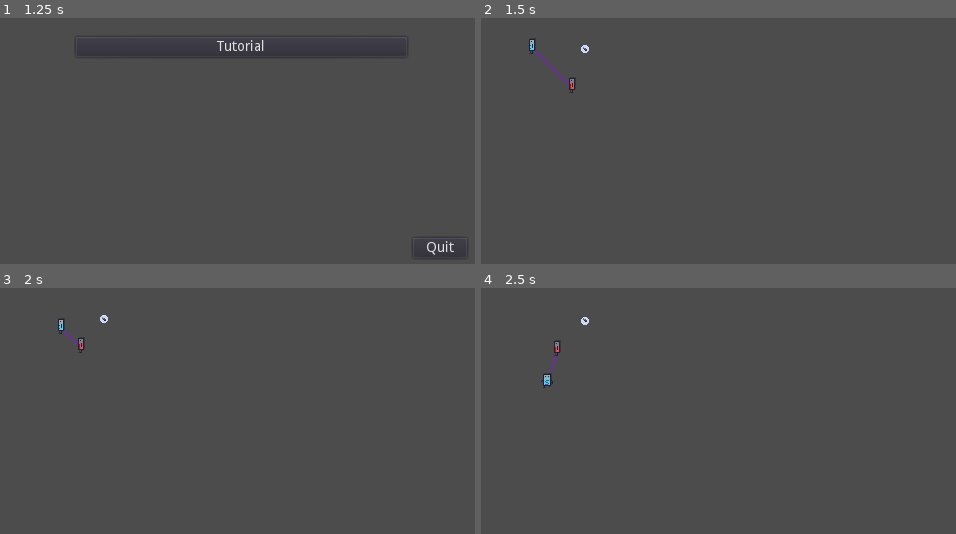
Above: before the commit, frames 1-4 (two rows, left to right).
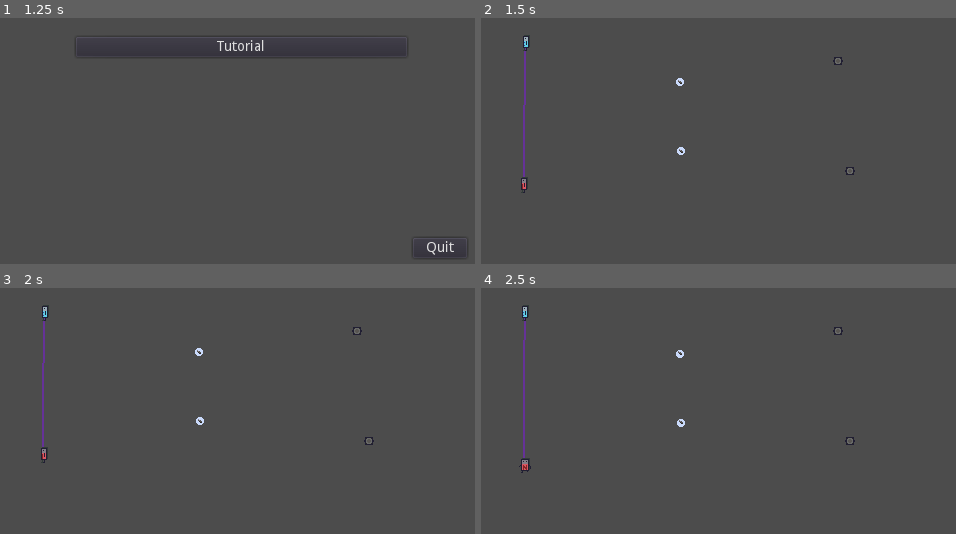
Above: after the commit, the same moments.

Repository: Cmdr3nder/magny-and-ferrus
Game: Godot game, scene res://Levels.tscn
Same seed, same stepped clock (60 frames per second), same inputs: the game is played once before the commit and once after it. This scene is started directly instead of the project's main scene.
Inputs:
- Up to frame 1 (1.25 s): tap Enter at 0.5 s; hold D (p1_right) from 0.53 s (still down)
- Up to frame 2 (1.5 s): release D (p1_right) at 1.25 s; click "Tutorial" at 1.25 s
- Up to frame 3 (2 s): no input
- Up to frame 4 (2.5 s): hold S (p1_down) from 2.03 s (still down)

Frame 1 is identical in both runs. In frame 2, 0.8% of the frame differs, in the area x 8-79%, y 6-72%; in frame 3, 0.8%; in frame 4, 0.9%, in the area x 8-79%, y 6-76%.

Commit message:
Reworking some things, implementing goalposts

Diff:
--- /dev/null
+++ b/Components/AllCollected.gd
@@ -0,0 +1,18 @@
+extends YSort
+
+
+signal all_collected
+
+onready var original_count = len(self.get_children())
+onready var collected_count = 0
+
+
+func _ready():
+	for child in self.get_children():
+		child.connect("collected", self, "_child_collected")
+
+
+func _child_collected():
+	collected_count += 1
+	if collected_count >= original_count:
+		emit_signal("all_collected")
--- a/Collectible.gd
+++ b/Components/Collectible.gd
@@ -1,5 +1,9 @@
 extends Node2D
 
 
+signal collected
+
+
 func _on_Collectible_body_entered(body):
+	emit_signal("collected")
 	queue_free()
--- a/Collectible.tscn
+++ b/Components/Collectible.tscn
@@ -1,7 +1,7 @@
 [gd_scene load_steps=5 format=2]
 
 [ext_resource path="res://Glitters.png" type="Texture" id=1]
-[ext_resource path="res://Collectible.gd" type="Script" id=2]
+[ext_resource path="res://Components/Collectible.gd" type="Script" id=2]
 
 [sub_resource type="CapsuleShape2D" id=1]
 radius = 1.60975
--- /dev/null
+++ b/Components/Collectibles.tscn
@@ -0,0 +1,6 @@
+[gd_scene load_steps=2 format=2]
+
+[ext_resource path="res://Components/AllCollected.gd" type="Script" id=1]
+
+[node name="Collectibles" type="YSort"]
+script = ExtResource( 1 )
--- /dev/null
+++ b/Components/Goalpost.gd
@@ -0,0 +1,35 @@
+extends Area2D
+
+
+signal occupied(status)
+
+
+export(String, "Flash", "BlueBro", "Off", "RedBro") var on_animation = "Flash"
+
+
+onready var occupant_count = 0
+onready var enabled = false
+
+# Called when the node enters the scene tree for the first time.
+func _ready():
+	$AnimationPlayer.play("Off")
+	pass # Replace with function body.
+
+
+func _on_Goalpost_body_entered(body):
+	occupant_count += 1
+	update_occupied()
+
+
+func _on_Goalpost_body_exited(body):
+	occupant_count -= 1
+	update_occupied()
+
+
+func update_occupied():
+	if enabled:
+		emit_signal("occupied", occupant_count == 1)
+
+func _enable():
+	enabled = true
+	$AnimationPlayer.play(on_animation)
--- /dev/null
+++ b/Components/Goalpost.tscn
@@ -0,0 +1,94 @@
+[gd_scene load_steps=8 format=2]
+
+[ext_resource path="res://Endposts.png" type="Texture" id=1]
+[ext_resource path="res://Components/Goalpost.gd" type="Script" id=2]
+
+[sub_resource type="CapsuleShape2D" id=1]
+radius = 6.21605
+height = 0.0
+
+[sub_resource type="Animation" id=3]
+resource_name = "BlueBro"
+length = 0.1
+loop = true
+tracks/0/type = "value"
+tracks/0/path = NodePath("Sprite:frame")
+tracks/0/interp = 1
+tracks/0/loop_wrap = true
+tracks/0/imported = false
+tracks/0/enabled = true
+tracks/0/keys = {
+"times": PoolRealArray( 0 ),
+"transitions": PoolRealArray( 1 ),
+"update": 1,
+"values": [ 2 ]
+}
+
+[sub_resource type="Animation" id=5]
+resource_name = "Flash"
+length = 0.6
+loop = true
+tracks/0/type = "value"
+tracks/0/path = NodePath("Sprite:frame")
+tracks/0/interp = 1
+tracks/0/loop_wrap = true
+tracks/0/imported = false
+tracks/0/enabled = true
+tracks/0/keys = {
+"times": PoolRealArray( 0, 0.3 ),
+"transitions": PoolRealArray( 1, 1 ),
+"update": 1,
+"values": [ 1, 2 ]
+}
+
+[sub_resource type="Animation" id=2]
+resource_name = "Off"
+length = 0.1
+loop = true
+tracks/0/type = "value"
+tracks/0/path = NodePath("Sprite:frame")
+tracks/0/interp = 1
+tracks/0/loop_wrap = true
+tracks/0/imported = false
+tracks/0/enabled = true
+tracks/0/keys = {
+"times": PoolRealArray( 0 ),
+"transitions": PoolRealArray( 1 ),
+"update": 1,
+"values": [ 0 ]
+}
+
+[sub_resource type="Animation" id=4]
+resource_name = "RedBro"
+length = 0.1
+tracks/0/type = "value"
+tracks/0/path = NodePath("Sprite:frame")
+tracks/0/interp = 1
+tracks/0/loop_wrap = true
+tracks/0/imported = false
+tracks/0/enabled = true
+tracks/0/keys = {
+"times": PoolRealArray( 0 ),
+"transitions": PoolRealArray( 1 ),
+"update": 1,
+"values": [ 1 ]
+}
+
+[node name="Goalpost" type="Area2D"]
+script = ExtResource( 2 )
+
+[node name="Sprite" type="Sprite" parent="."]
+texture = ExtResource( 1 )
+hframes = 3
+
+[node name="CollisionShape2D" type="CollisionShape2D" parent="."]
+shape = SubResource( 1 )
+
+[node name="AnimationPlayer" type="AnimationPlayer" parent="."]
+anims/BlueBro = SubResource( 3 )
+anims/Flash = SubResource( 5 )
+anims/Off = SubResource( 2 )
+anims/RedBro = SubResource( 4 )
+
+[connection signal="body_entered" from="." to="." method="_on_Goalpost_body_entered"]
+[connection signal="body_exited" from="." to="." method="_on_Goalpost_body_exited"]
--- /dev/null
+++ b/Components/Goalposts.gd
@@ -0,0 +1,29 @@
+extends Node2D
+
+
+signal goal
+
+
+onready var child_count = len(get_children())
+onready var occupied_count = 0
+
+
+# Called when the node enters the scene tree for the first time.
+func _ready():
+	for child in get_children():
+		child.connect("occupied", self, "child_occupied")
+
+
+func _enable():
+	for child in get_children():
+		child._enable()
+
+
+func child_occupied(status):
+	if status:
+		occupied_count += 1
+	else:
+		occupied_count -= 1
+
+	if occupied_count >= child_count:
+		emit_signal("goal")
--- /dev/null
+++ b/Components/Goalposts.tscn
@@ -0,0 +1,13 @@
+[gd_scene load_steps=3 format=2]
+
+[ext_resource path="res://Components/Goalpost.tscn" type="PackedScene" id=1]
+[ext_resource path="res://Components/Goalposts.gd" type="Script" id=2]
+
+[node name="Goalposts" type="Node2D"]
+script = ExtResource( 2 )
+
+[node name="BlueGoalpost" parent="." instance=ExtResource( 1 )]
+position = Vector2( 84.4768, 42.5924 )
+
+[node name="RedGoalpost" parent="." instance=ExtResource( 1 )]
+position = Vector2( 83.7689, 10.2646 )
--- a/Levels.gd
+++ b/Levels.gd
@@ -25,4 +25,10 @@
 	$QuitButton.hide()
 	$VBoxContainer.hide()
 	current_level = level.instance()
+	current_level.connect("done", self, "_next_level")
 	self.add_child(current_level)
+
+
+func _next_level(level):
+	current_level.queue_free()
+	_start_level(level)
--- a/Levels.tscn
+++ b/Levels.tscn
@@ -1,7 +1,7 @@
 [gd_scene load_steps=4 format=2]
 
 [ext_resource path="res://Levels.gd" type="Script" id=1]
-[ext_resource path="res://Main.tscn" type="PackedScene" id=2]
+[ext_resource path="res://Levels/Main.tscn" type="PackedScene" id=2]
 [ext_resource path="res://LevelButton.gd" type="Script" id=3]
 
 [node name="Levels" type="Node2D"]
--- /dev/null
+++ b/Levels/Main.gd
@@ -0,0 +1,20 @@
+extends Node2D
+
+
+signal done
+
+
+export(PackedScene) var next_level = load("res://Levels/Main.tscn")
+
+
+onready var all_collected = false
+
+
+func _on_Collectibles_all_collected():
+	all_collected = true
+	$Goalposts._enable()
+
+
+func _on_Goalposts_goal():
+	print("done!")
+	emit_signal("done", next_level)
--- /dev/null
+++ b/Levels/Main.tscn
@@ -0,0 +1,100 @@
+[gd_scene load_steps=9 format=2]
+
+[ext_resource path="res://Brothers.tscn" type="PackedScene" id=1]
+[ext_resource path="res://Levels/Main.gd" type="Script" id=2]
+[ext_resource path="res://Components/Collectible.tscn" type="PackedScene" id=3]
+[ext_resource path="res://Components/Collectibles.tscn" type="PackedScene" id=4]
+[ext_resource path="res://Components/Goalposts.tscn" type="PackedScene" id=5]
+
+[sub_resource type="RectangleShape2D" id=1]
+extents = Vector2( 301.792, 10 )
+
+[sub_resource type="RectangleShape2D" id=2]
+extents = Vector2( 3.33005, 15.1933 )
+
+[sub_resource type="AnimationNodeStateMachinePlayback" id=3]
+
+[node name="Main" type="Node2D"]
+position = Vector2( -1, 0 )
+script = ExtResource( 2 )
+
+[node name="Walls" type="StaticBody2D" parent="."]
+
+[node name="A" type="CollisionShape2D" parent="Walls"]
+position = Vector2( 213.505, 1.58739 )
+shape = SubResource( 1 )
+
+[node name="A2" type="CollisionShape2D" parent="Walls"]
+position = Vector2( 210.331, 267.477 )
+shape = SubResource( 1 )
+
+[node name="A3" type="CollisionShape2D" parent="Walls"]
+position = Vector2( 485.745, 135.723 )
+rotation = 1.5708
+shape = SubResource( 1 )
+
+[node name="A4" type="CollisionShape2D" parent="Walls"]
+position = Vector2( -1.58746, 187.313 )
+rotation = 1.5708
+shape = SubResource( 1 )
+
+[node name="Cage" type="CollisionShape2D" parent="Walls"]
+position = Vector2( 39.3778, 48.3879 )
+shape = SubResource( 2 )
+
+[node name="Cage2" type="CollisionShape2D" parent="Walls"]
+position = Vector2( 51.0576, 61.7364 )
+rotation = 1.5708
+shape = SubResource( 2 )
+
+[node name="Cage3" type="CollisionShape2D" parent="Walls"]
+position = Vector2( 51.3913, 36.0407 )
+rotation = 1.5708
+shape = SubResource( 2 )
+
+[node name="Cage4" type="CollisionShape2D" parent="Walls"]
+position = Vector2( 36.3744, 200.893 )
+shape = SubResource( 2 )
+
+[node name="Cage5" type="CollisionShape2D" parent="Walls"]
+position = Vector2( 48.0542, 214.242 )
+rotation = 1.5708
+shape = SubResource( 2 )
+
+[node name="Cage6" type="CollisionShape2D" parent="Walls"]
+position = Vector2( 48.3879, 188.546 )
+rotation = 1.5708
+shape = SubResource( 2 )
+
+[node name="Entities" type="YSort" parent="."]
+
+[node name="Collectibles" parent="Entities" instance=ExtResource( 4 )]
+
+[node name="Collectible" parent="Entities/Collectibles" instance=ExtResource( 3 )]
+position = Vector2( 202.896, 87.7658 )
+
+[node name="Collectible2" parent="Entities/Collectibles" instance=ExtResource( 3 )]
+position = Vector2( 203.897, 156.51 )
+
+[node name="Brothers" parent="Entities" instance=ExtResource( 1 )]
+
+[node name="Brother2" parent="Entities/Brothers" index="2"]
+position = Vector2( 47.2738, 202.115 )
+
+[node name="AnimationTree" parent="Entities/Brothers/Brother2" index="3"]
+parameters/playback = SubResource( 3 )
+
+[node name="Goalposts" parent="." instance=ExtResource( 5 )]
+
+[node name="BlueGoalpost" parent="Goalposts" index="0"]
+position = Vector2( 372.755, 176.533 )
+
+[node name="RedGoalpost" parent="Goalposts" index="1"]
+position = Vector2( 361.075, 67.4095 )
+
+[connection signal="all_collected" from="Entities/Collectibles" to="." method="_on_Collectibles_all_collected"]
+[connection signal="goal" from="Goalposts" to="." method="_on_Goalposts_goal"]
+
+[editable path="Entities/Brothers"]
+[editable path="Entities/Brothers/Brother2"]
+[editable path="Goalposts"]
--- a/Main.gd
+++ /dev/null
@@ -1,16 +0,0 @@
-extends Node2D
-
-
-# Declare member variables here. Examples:
-# var a = 2
-# var b = "text"
-
-
-# Called when the node enters the scene tree for the first time.
-func _ready():
-	pass # Replace with function body.
-
-
-# Called every frame. 'delta' is the elapsed time since the previous frame.
-#func _process(delta):
-#	pass
--- a/Main.tscn
+++ /dev/null
@@ -1,46 +0,0 @@
-[gd_scene load_steps=6 format=2]
-
-[ext_resource path="res://Brothers.tscn" type="PackedScene" id=1]
-[ext_resource path="res://Main.gd" type="Script" id=2]
-[ext_resource path="res://Collectible.tscn" type="PackedScene" id=3]
-
-[sub_resource type="RectangleShape2D" id=2]
-extents = Vector2( 301.792, 10 )
-
-[sub_resource type="AnimationNodeStateMachinePlayback" id=3]
-
-[node name="Main" type="Node2D"]
-script = ExtResource( 2 )
-
-[node name="Walls" type="StaticBody2D" parent="."]
-
-[node name="A" type="CollisionShape2D" parent="Walls"]
-position = Vector2( 213.505, 1.58739 )
-shape = SubResource( 2 )
-
-[node name="A2" type="CollisionShape2D" parent="Walls"]
-position = Vector2( 210.331, 267.477 )
-shape = SubResource( 2 )
-
-[node name="A3" type="CollisionShape2D" parent="Walls"]
-position = Vector2( 485.745, 135.723 )
-rotation = 1.5708
-shape = SubResource( 2 )
-
-[node name="A4" type="CollisionShape2D" parent="Walls"]
-position = Vector2( -1.58746, 187.313 )
-rotation = 1.5708
-shape = SubResource( 2 )
-
-[node name="YSort" type="YSort" parent="."]
-
-[node name="Collectible" parent="YSort" instance=ExtResource( 3 )]
-position = Vector2( 106.778, 55.1215 )
-
-[node name="Brothers" parent="YSort" instance=ExtResource( 1 )]
-
-[node name="AnimationTree" parent="YSort/Brothers/Brother2" index="3"]
-parameters/playback = SubResource( 3 )
-
-[editable path="YSort/Brothers"]
-[editable path="YSort/Brothers/Brother2"]
Not shown: 2 places in Brothers.tscn that only renumber resources
